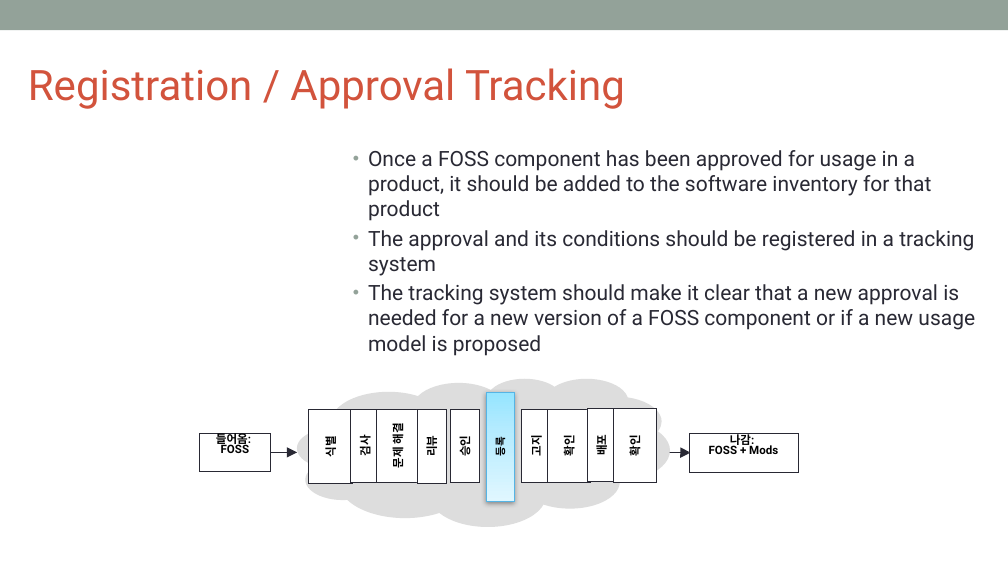
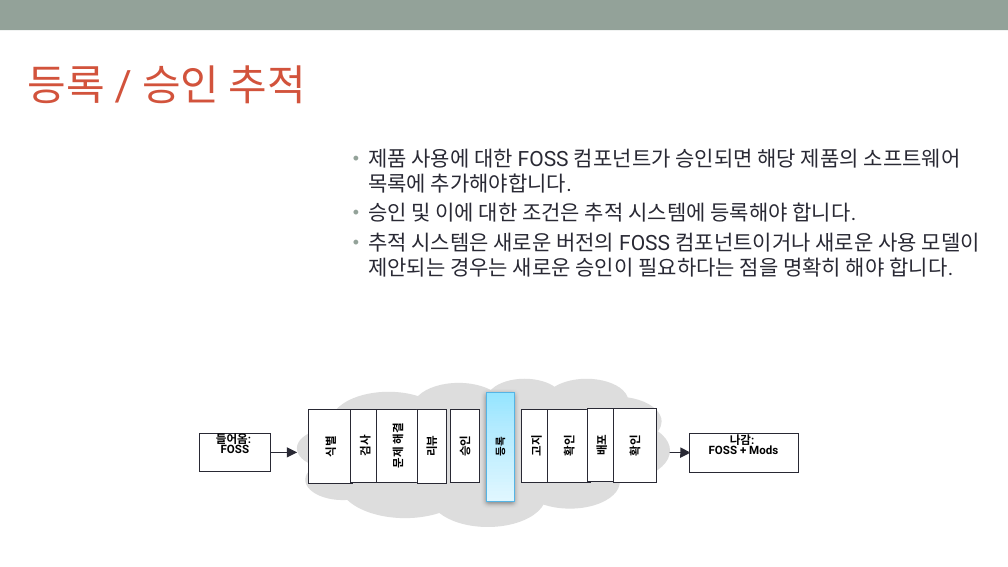
Before and after one commit to OpenChain-KWG/Curriculum-Translation-KR, a slide deck: slide 62 of target/slides/openchain-curriculum-for-1-1.pptx. Drawn at 1008x567 pixels with LibreOffice and Linux fonts; fonts in the diff are those of the drawing; background and template pictures are left out. Boxes give left, top, right and bottom in pixels: in the first picture for what was removed or moved away, otherwise in the second. Text is boxed around its words. In the diff, an @@ line names an element or a change of style, - is before the commit and + after.

```diff
--- a/target/slides/openchain-curriculum-for-1-1.pptx
+++ b/target/slides/openchain-curriculum-for-1-1.pptx
@@ text at (x1=28, y1=65, x2=306, y2=104): text changed @@
-Registration / Approval Tracking
+등록 / 승인 추적
@@ text at (x1=368, y1=148, x2=980, y2=277): text changed @@
-• Once a FOSS component has been approved for usage in a product, it should be added to the software inventory for that product
-• The approval and its conditions should be registered in a tracking system
-• The tracking system should make it clear that a new approval is needed for a new version of a FOSS component or if a new usage model is proposed
+• 제품 사용에 대한 FOSS 컴포넌트가 승인되면 해당 제품의 소프트웨어 목록에 추가해야합니다.
+• 승인 및 이에 대한 조건은 추적 시스템에 등록해야 합니다.
+• 추적 시스템은 새로운 버전의 FOSS 컴포넌트이거나 새로운 사용 모델이 제안되는 경우는 새로운 승인이 필요하다는 점을 명확히 해야 합니다.
```
Also in this commit, not shown: 4 other slides changed, 7 other files.
